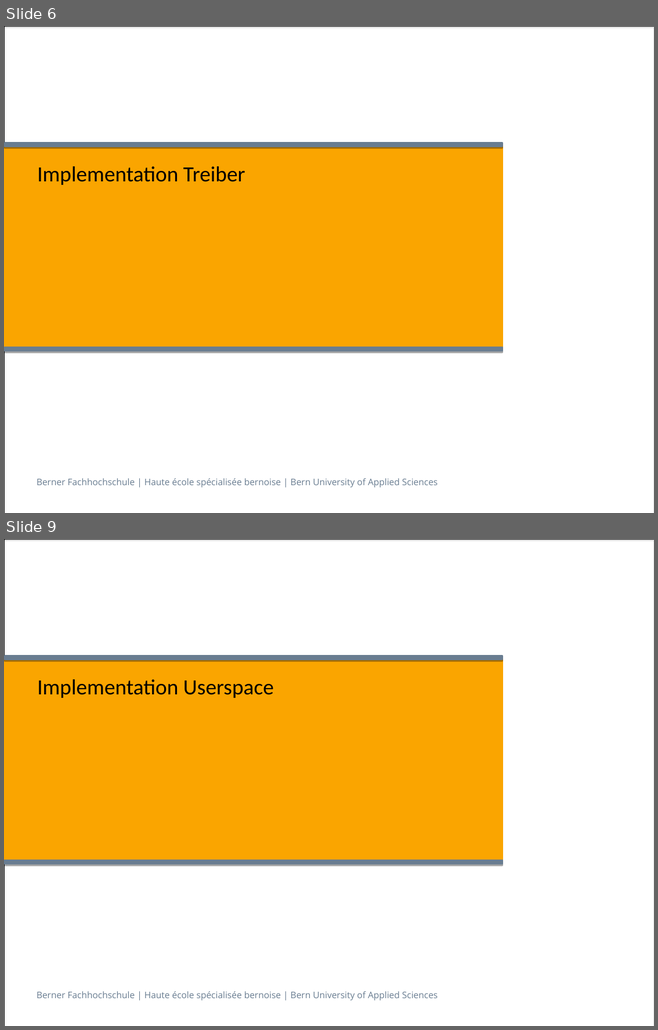
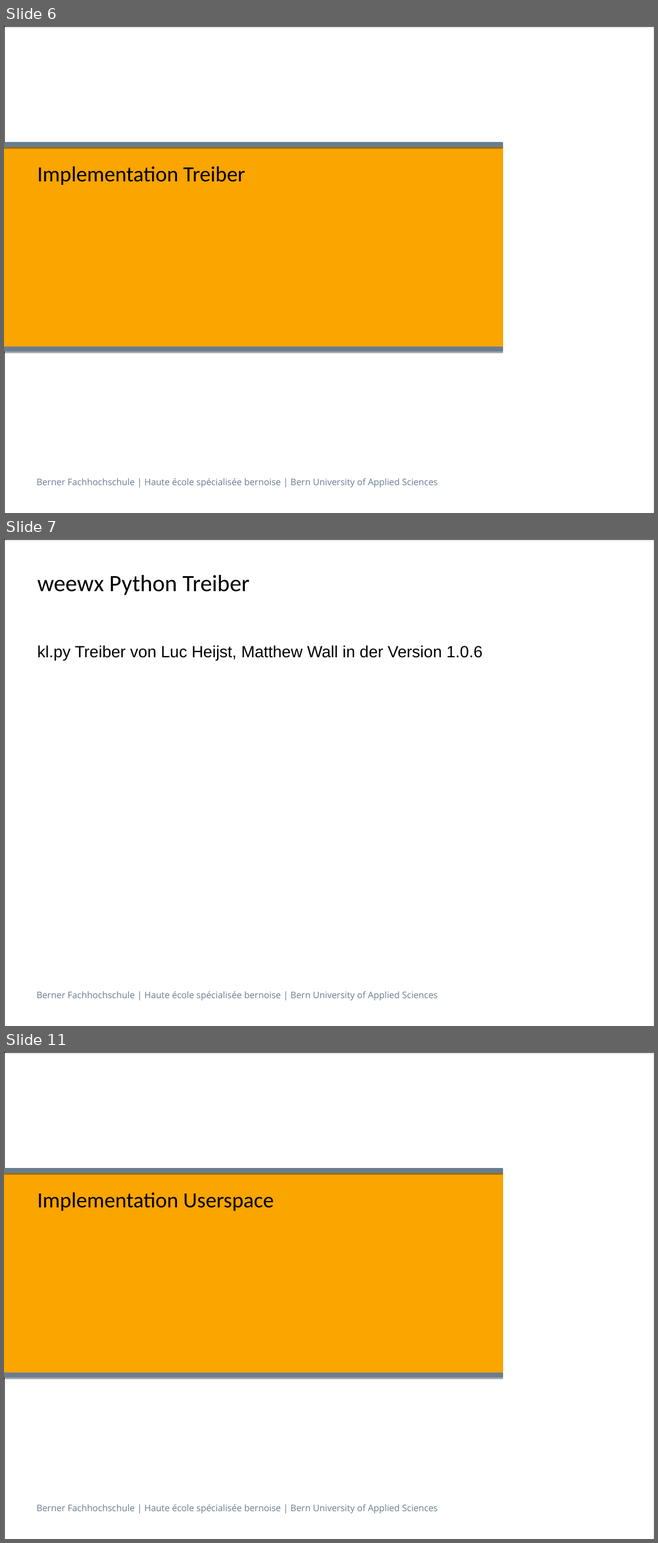
Before and after one commit to Overunity77/KlimaLogg, a slide deck: praesentation/Integrationsprojekt_danir1_suhnu1_chrib1.odp. Shown one above the other, each under a label of ours: slides 6 and 9 before the commit, slides 6, 7 and 11 after it; the slides between them are not shown. The pictures are 658x1030 and 658x1543 pixels, drawn with LibreOffice and Linux fonts; fonts in the diff are those of the drawing. Boxes give left, top, right and bottom in pixels: in the first picture for what was removed or moved away, otherwise in the second. Text is boxed around its words. In the diff, an @@ line names an element or a change of style, - is before the commit and + after.

```diff
--- a/praesentation/Integrationsprojekt_danir1_suhnu1_chrib1.odp
+++ b/praesentation/Integrationsprojekt_danir1_suhnu1_chrib1.odp
@@ slide 7 added at bbox=[4, 539, 654, 1026], background #FFFFFF; not listed: 2 template elements that a slide beside it also shows @@
@@ title added at bbox=[37, 575, 250, 595], 26 pt, text #000000 @@
+weewx Python Treiber
@@ subtitle added at bbox=[37, 645, 482, 660], 18 pt, text #000000 @@
+kl.py Treiber von Luc Heijst, Matthew Wall in der Version 1.0.6
@@ what was slide 9 is now slide 11 @@
```
Also in this commit, not shown: 7 other slides added, 3 slides removed, 2 other files.
